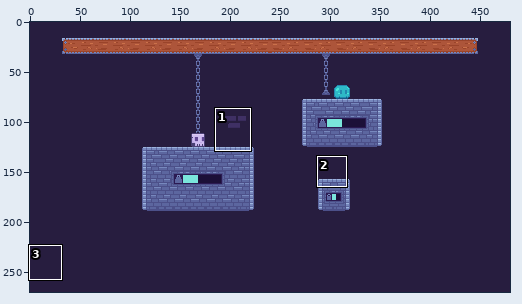
Pixel-art file, stored at Resources/Art/mockup_game_scene.aseprite. The first picture is a wide view before the edit; the outline marks the close-up.
Close-up. As it was:
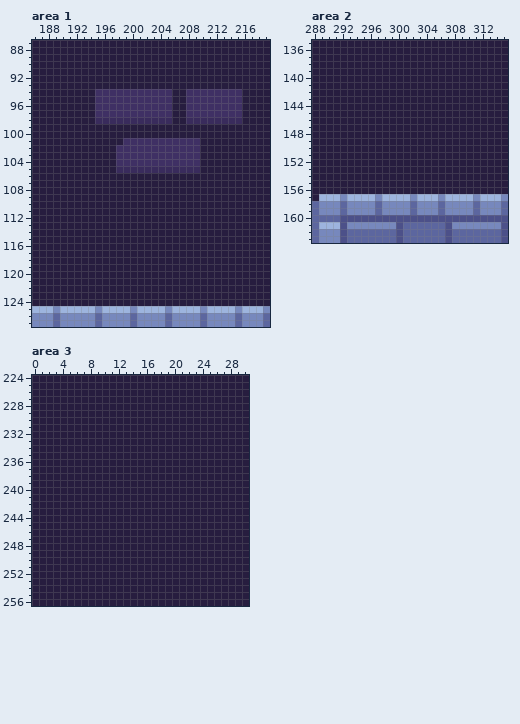
480x270 pixels, 1 frame. Shown: area 1: x 186..219, y 87..127; area 2: x 288..315, y 135..163; area 3: x 0..30, y 224..256. The commit also changed other parts of the picture, which this record leaves out.
The same view after the edit:
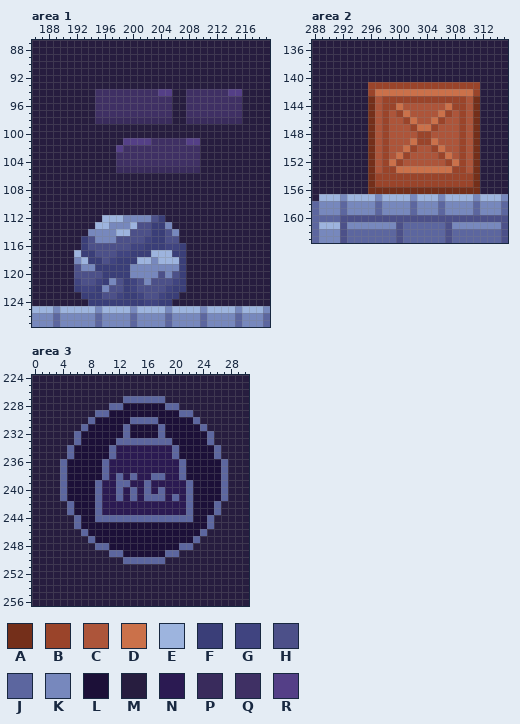
Palette (. is transparent): A #742f1a  B #9a442a  C #ad553a  D #cb714a  E #9db4de  F #3a3e78  G #404480  H #4c5089  J #5c669f  K #7788bd  L #1c1038  M #271d3f  N #2b1a52  P #392b5c  Q #3f3064  R #543f87
The exact change:
layer "items" added
--- area 1, layers "items", "deco"
@@ x 202..217 @@
  93 MMMMMMMMMMMMMMMM
- 94 QQQQMMQQQQQQQQMM
+ 94 QQRRMMQQQQQQRRMM
  95 QQQQMMQQQQQQQQMM
@@ x 196..211 @@
 100 MMMMMMMMMMMMMMMM
-101 MMMQQQQQQQQQQQMM
-102 MMQQQQQQQQQQQQMM
+101 MMMRRRRQQQQQRRMM
+102 MMRQQQQQQQQQQQMM
 103 MMQQQQQQQQQQQQMM
@@ x 190..209 @@
 111 MMMMMMMMMMMMMMMMMMMM
-112 MMMMMMMMMMMMMMMMMMMM
-113 MMMMMMMMMMMMMMMMMMMM
-114 MMMMMMMMMMMMMMMMMMMM
-115 MMMMMMMMMMMMMMMMMMMM
-116 MMMMMMMMMMMMMMMMMMMM
-117 MMMMMMMMMMMMMMMMMMMM
-118 MMMMMMMMMMMMMMMMMMMM
-119 MMMMMMMMMMMMMMMMMMMM
-120 MMMMMMMMMMMMMMMMMMMM
-121 MMMMMMMMMMMMMMMMMMMM
-122 MMMMMMMMMMMMMMMMMMMM
-123 MMMMMMMMMMMMMMMMMMMM
-124 MMMMMMMMMMMMMMMMMMMM
+112 MMMMMMEEEKKKKHFMMMMM
+113 MMMMMEEKKKEHHFFKMMMM
+114 MMMMKKKKEEHHHFFHKMMM
+115 MMMFHKKKHHHHGFFHHMMM
+116 MMMFHHHHHHGGFFFGGFMM
+117 MMEFFHHHGGFFFEEEFFMM
+118 MMKEFFHGFFFEEKEEEFMM
+119 MMHKKFFFFFKKKKKKKFMM
+120 MMHHHHFFFFKKKKHKHFMM
+121 MMGHHGFKHFGHKHHHGFMM
+122 MMFGGFKHHFGHHHHGFFMM
+123 MMMFFFHHGFFGHHGFFMMM
+124 MMMMFFFFFFFFGGFFMMMM
 125 EEEEEKEEEEKEEEEKEEEE
--- area 2, layer "items"
@@ x 288..315 @@
 140 MMMMMMMMMMMMMMMMMMMMMMMMMMMM
-141 MMMMMMMMMMMMMMMMMMMMMMMMMMMM
-142 MMMMMMMMMMMMMMMMMMMMMMMMMMMM
-143 MMMMMMMMMMMMMMMMMMMMMMMMMMMM
-144 MMMMMMMMMMMMMMMMMMMMMMMMMMMM
-145 MMMMMMMMMMMMMMMMMMMMMMMMMMMM
-146 MMMMMMMMMMMMMMMMMMMMMMMMMMMM
-147 MMMMMMMMMMMMMMMMMMMMMMMMMMMM
-148 MMMMMMMMMMMMMMMMMMMMMMMMMMMM
-149 MMMMMMMMMMMMMMMMMMMMMMMMMMMM
-150 MMMMMMMMMMMMMMMMMMMMMMMMMMMM
-151 MMMMMMMMMMMMMMMMMMMMMMMMMMMM
-152 MMMMMMMMMMMMMMMMMMMMMMMMMMMM
-153 MMMMMMMMMMMMMMMMMMMMMMMMMMMM
-154 MMMMMMMMMMMMMMMMMMMMMMMMMMMM
-155 MMMMMMMMMMMMMMMMMMMMMMMMMMMM
-156 MMMMMMMMMMMMMMMMMMMMMMMMMMMM
+141 MMMMMMMMBBBBBBBBBBBBBBBBMMMM
+142 MMMMMMMMBDDDDDDDDDDDDDDBMMMM
+143 MMMMMMMMACBBBBBBBBBBBBCAMMMM
+144 MMMMMMMMACBBDCCCCCCDBBCAMMMM
+145 MMMMMMMMACBCBDCCCCDBCBCAMMMM
+146 MMMMMMMMACBCCBDCCDBCCBCAMMMM
+147 MMMMMMMMACBCCCBDDBCCCBCAMMMM
+148 MMMMMMMMACBCCCCBBCCCCBCAMMMM
+149 MMMMMMMMACBCCCDBBDCCCBCAMMMM
+150 MMMMMMMMACBCCDBCCBDCCBCAMMMM
+151 MMMMMMMMACBCDBCCCCBDCBCAMMMM
+152 MMMMMMMMACBDBCCCCCCBDBCAMMMM
+153 MMMMMMMMACBBDDDDDDDDBBCAMMMM
+154 MMMMMMMMABBBBBBBBBBBBBBAMMMM
+155 MMMMMMMMABBBBBBBBBBBBBBAMMMM
+156 MMMMMMMMAAAAAAAAAAAAAAAAMMMM
 157 MEEEKEEEEKEEEEKEEEKEEEEKEEEK
--- area 3, layer "ui"
@@ x 0..30 @@
 226 MMMMMMMMMMMMMMMMMMMMMMMMMMMMMMM
-227 MMMMMMMMMMMMMMMMMMMMMMMMMMMMMMM
-228 MMMMMMMMMMMMMMMMMMMMMMMMMMMMMMM
-229 MMMMMMMMMMMMMMMMMMMMMMMMMMMMMMM
-230 MMMMMMMMMMMMMMMMMMMMMMMMMMMMMMM
-231 MMMMMMMMMMMMMMMMMMMMMMMMMMMMMMM
-232 MMMMMMMMMMMMMMMMMMMMMMMMMMMMMMM
-233 MMMMMMMMMMMMMMMMMMMMMMMMMMMMMMM
-234 MMMMMMMMMMMMMMMMMMMMMMMMMMMMMMM
-235 MMMMMMMMMMMMMMMMMMMMMMMMMMMMMMM
-236 MMMMMMMMMMMMMMMMMMMMMMMMMMMMMMM
-237 MMMMMMMMMMMMMMMMMMMMMMMMMMMMMMM
-238 MMMMMMMMMMMMMMMMMMMMMMMMMMMMMMM
-239 MMMMMMMMMMMMMMMMMMMMMMMMMMMMMMM
-240 MMMMMMMMMMMMMMMMMMMMMMMMMMMMMMM
-241 MMMMMMMMMMMMMMMMMMMMMMMMMMMMMMM
-242 MMMMMMMMMMMMMMMMMMMMMMMMMMMMMMM
-243 MMMMMMMMMMMMMMMMMMMMMMMMMMMMMMM
-244 MMMMMMMMMMMMMMMMMMMMMMMMMMMMMMM
-245 MMMMMMMMMMMMMMMMMMMMMMMMMMMMMMM
-246 MMMMMMMMMMMMMMMMMMMMMMMMMMMMMMM
-247 MMMMMMMMMMMMMMMMMMMMMMMMMMMMMMM
-248 MMMMMMMMMMMMMMMMMMMMMMMMMMMMMMM
-249 MMMMMMMMMMMMMMMMMMMMMMMMMMMMMMM
-250 MMMMMMMMMMMMMMMMMMMMMMMMMMMMMMM
+227 MMMMMMMMMMMMMJJJJJJMMMMMMMMMMMM
+228 MMMMMMMMMMMJJLLLLLLJJMMMMMMMMMM
+229 MMMMMMMMMJJLLLLLLLLLLJJMMMMMMMM
+230 MMMMMMMMJLLLLLJJJJLLLLLJMMMMMMM
+231 MMMMMMMJLLLLLJLLLLJLLLLLJMMMMMM
+232 MMMMMMJLLLLLLJLLLLJLLLLLLJMMMMM
+233 MMMMMMJLLLLLJJJJJJJJLLLLLJMMMMM
+234 MMMMMJLLLLLJNNNNNNNNJLLLLLJMMMM
+235 MMMMMJLLLLLJNNNNNNNNJLLLLLJMMMM
+236 MMMMJLLLLLJNNNNNNNNNNJLLLLLJMMM
+237 MMMMJLLLLLJNNNNNNNNNNJLLLLLJMMM
+238 MMMMJLLLLLJNJNJNNJJNNJLLLLLJMMM
+239 MMMMJLLLLJNNJJNNJNNNNNJLLLLJMMM
+240 MMMMJLLLLJNNJNJNJNJNNNJLLLLJMMM
+241 MMMMJLLLLJNNJNJNJJJNJNJLLLLJMMM
+242 MMMMMJLLLJNNNNNNNNNNNNJLLLJMMMM
+243 MMMMMJLLLJNNNNNNNNNNNNJLLLJMMMM
+244 MMMMMMJLLJJJJJJJJJJJJJJLLJMMMMM
+245 MMMMMMJLLLLLLLLLLLLLLLLLLJMMMMM
+246 MMMMMMMJLLLLLLLLLLLLLLLLJMMMMMM
+247 MMMMMMMMJLLLLLLLLLLLLLLJMMMMMMM
+248 MMMMMMMMMJJLLLLLLLLLLJJMMMMMMMM
+249 MMMMMMMMMMMJJLLLLLLJJMMMMMMMMMM
+250 MMMMMMMMMMMMMJJJJJJMMMMMMMMMMMM
 251 MMMMMMMMMMMMMMMMMMMMMMMMMMMMMMM
